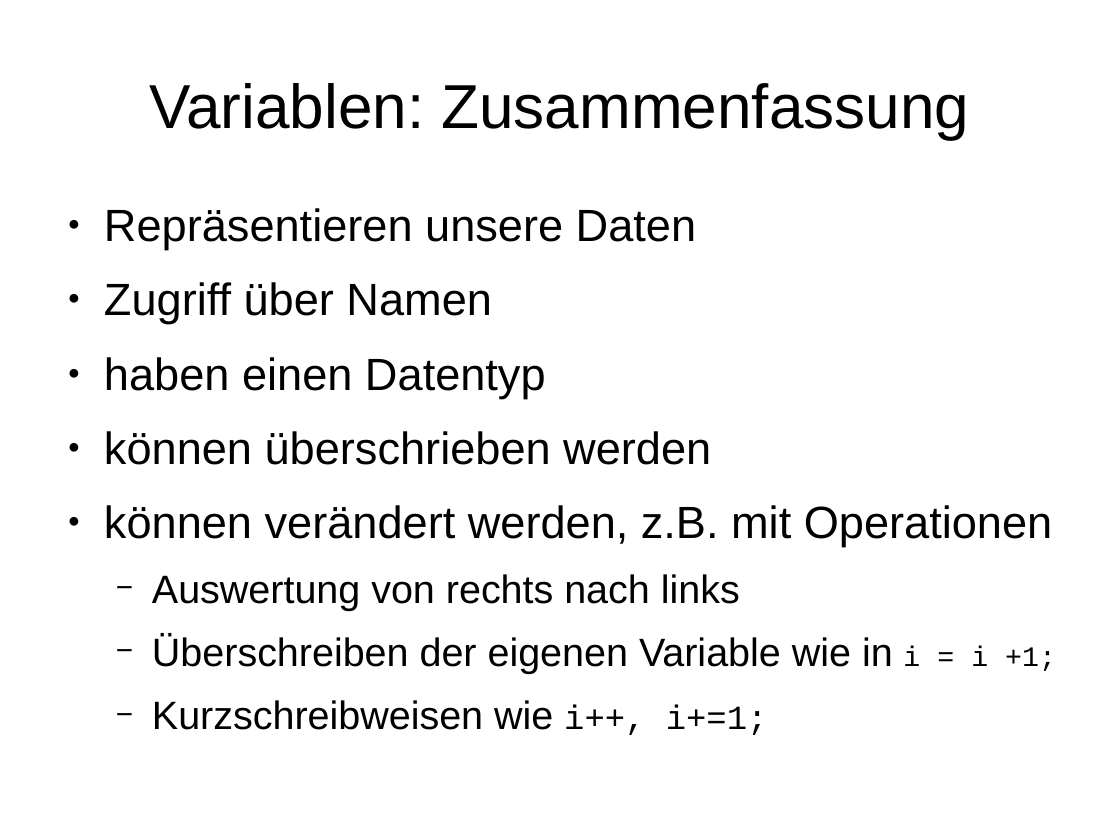
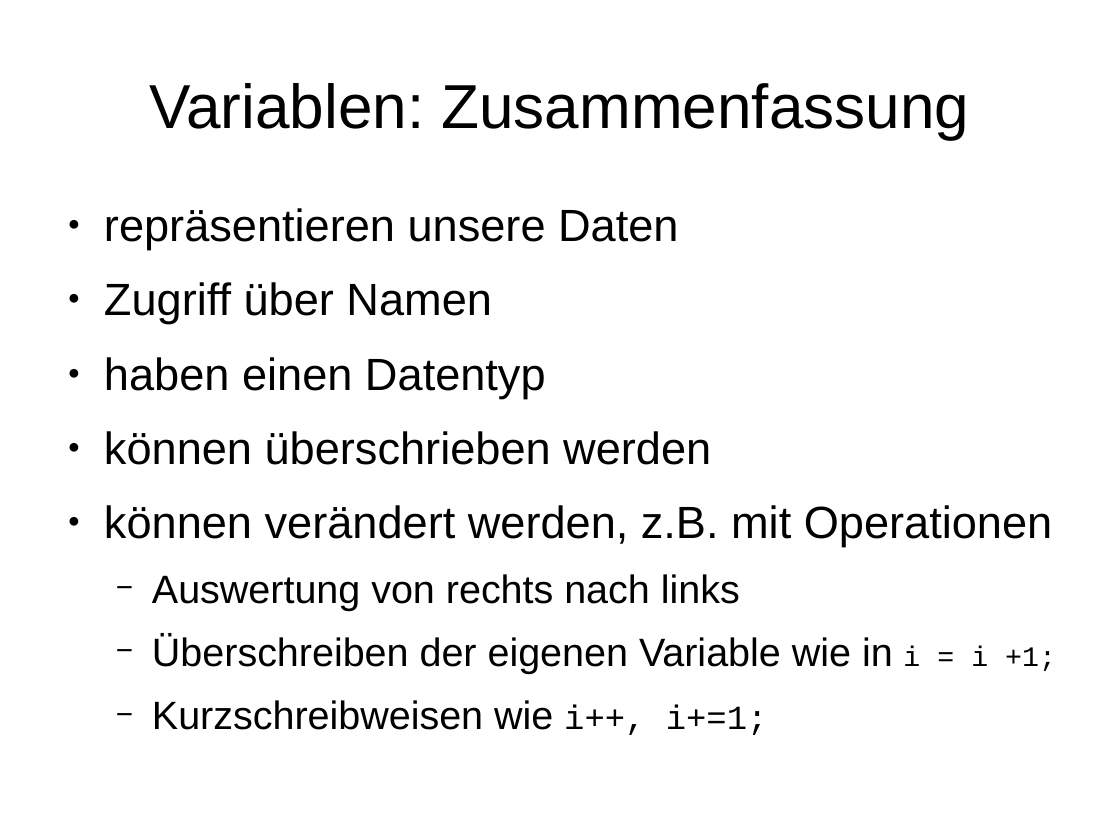
Before and after one commit to mn-io/hello-java, a slide deck: slide 37 of Folien.odp. Drawn at 1120x840 pixels with LibreOffice and Linux fonts; fonts in the diff are those of the drawing. Boxes give left, top, right and bottom in pixels: in the first picture for what was removed or moved away, otherwise in the second. Text is boxed around its words. In the diff, an @@ line names an element or a change of style, - is before the commit and + after.

```diff
--- a/Folien.odp
+++ b/Folien.odp
@@ text at bbox=[104, 208, 678, 250]: text changed @@
-● Repräsentieren unsere Daten
+● repräsentieren unsere Daten
```
Also in this commit, not shown: 12 other slides changed, 3 slides removed, 5 other files.
